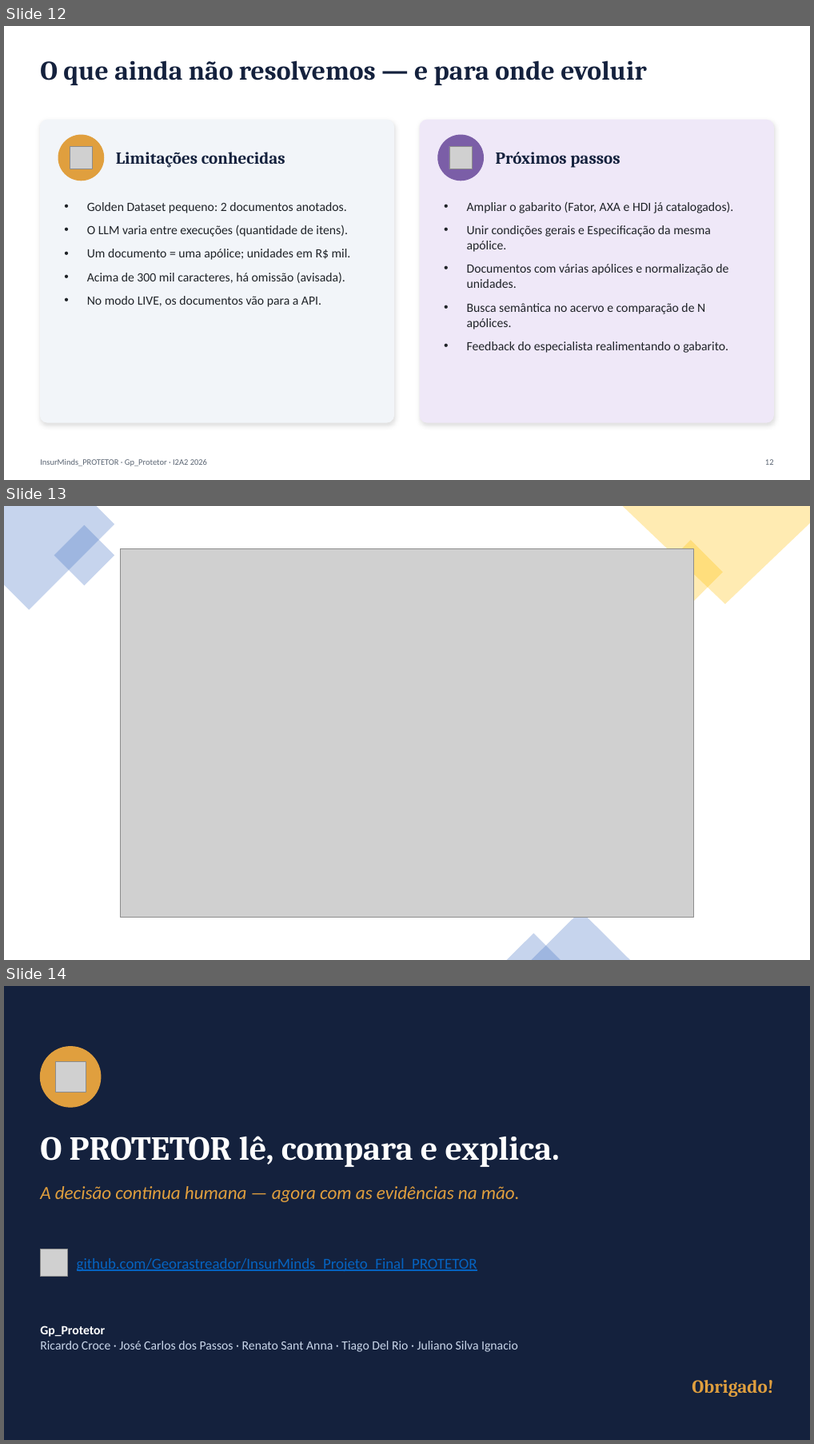
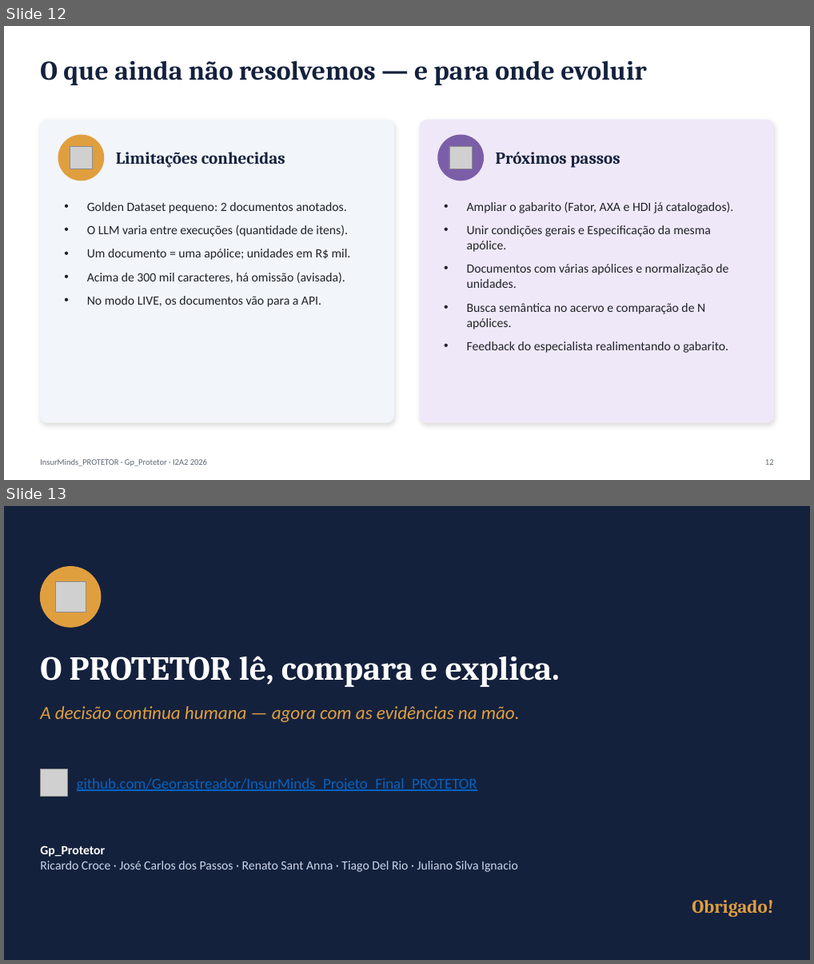
Before and after one commit to Georastreador/InsurMinds_Projeto_Final_PROTETOR, a slide deck: Projeto_Final_Artefatos/InsurMinds_Projeto_Final.pptx. Shown one above the other, each under a label of ours: slides 12, 13 and 14 before the commit, slides 12 and 13 after it. The pictures are 814x1444 and 814x964 pixels, drawn with LibreOffice and Linux fonts; fonts in the diff are those of the drawing; grey boxes stand for pictures. Boxes give left, top, right and bottom in pixels: in the first picture for what was removed or moved away, otherwise in the second. Text is boxed around its words. In the diff, an @@ line names an element or a change of style, - is before the commit and + after.

```diff
--- a/Projeto_Final_Artefatos/InsurMinds_Projeto_Final.pptx
+++ b/Projeto_Final_Artefatos/InsurMinds_Projeto_Final.pptx
@@ slide 13 removed at box(4, 506, 810, 960), background #FFFFFF @@
@@ freeform shape removed at box(4, 506, 114, 610) @@
@@ rectangle removed at box(54, 525, 115, 586) @@
@@ freeform shape removed at box(623, 506, 810, 604) @@
@@ picture removed at box(121, 548, 694, 916) @@
@@ rectangle removed at box(659, 540, 723, 604) @@
@@ triangle removed at box(531, 911, 630, 960) @@
@@ triangle removed at box(507, 933, 561, 960) @@
@@ what was slide 14 is now slide 13 @@
```
Also in this commit, not shown: 3 slides changed, 56 other files.
